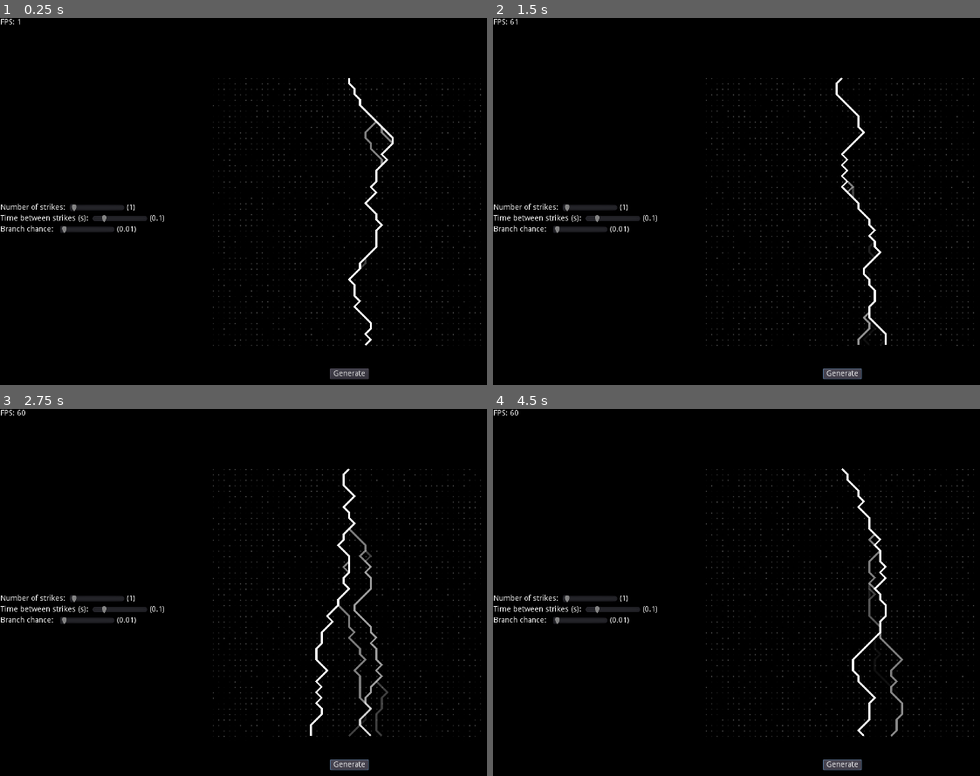
Above: before the commit, frames 1-4 (two rows, left to right).
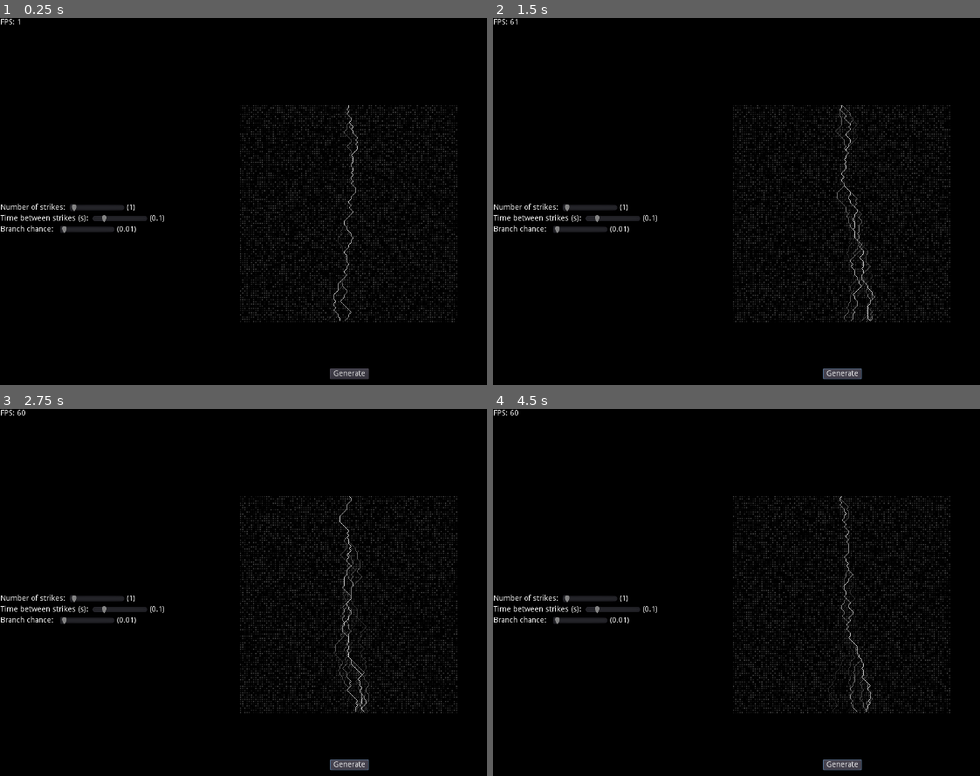
Above: after the commit, the same moments.

Repository: JoeZlonicky/lightning-simulation
Game: Godot game, scene res://demo/demo.tscn
Two runs of this game, one before a commit and one after it. Both use one fixed random seed, a clock stepped at 60 frames per second and the inputs below.
Inputs:
- Up to frame 1 (0.25 s): no input
- Up to frame 2 (1.5 s): click "Generate" at 0.5 s; click "Generate" at 1.25 s
- Up to frame 3 (2.75 s): click "Generate" at 2 s
- Up to frame 4 (4.5 s): tap Enter at 2.75, 4.25 s; tap Space at 3.5 s

The runs differ from the first frame. In frame 1, 4.3% of the frame differs, in the area x 43-99%, y 16-90%; in frame 2, 4.4%; in frame 3, 4.8%; in frame 4, 4.5%.

Commit message:
Higher resolution

Diff:
--- a/lightning/lightning.gd
+++ b/lightning/lightning.gd
@@ -5,11 +5,11 @@
 export (float) var NUM_STRIKES = 1
 export (float) var BRANCH_CHANCE = 0.05
 
-const GRID_SIZE = Vector2(50, 50)
-const GRID_SCALE = 5.0
+const GRID_SIZE = Vector2(100, 100)
+const GRID_SCALE = 2.0
 const GRID_COLOR = Color.white
 const LINE_COLOR = Color(1.0, 1.0, 1.0, 1.0)
-const LINE_WIDTH = 2.0
+const LINE_WIDTH = 1.0
 
 class LightningPath:
 	var path = PoolVector2Array()
